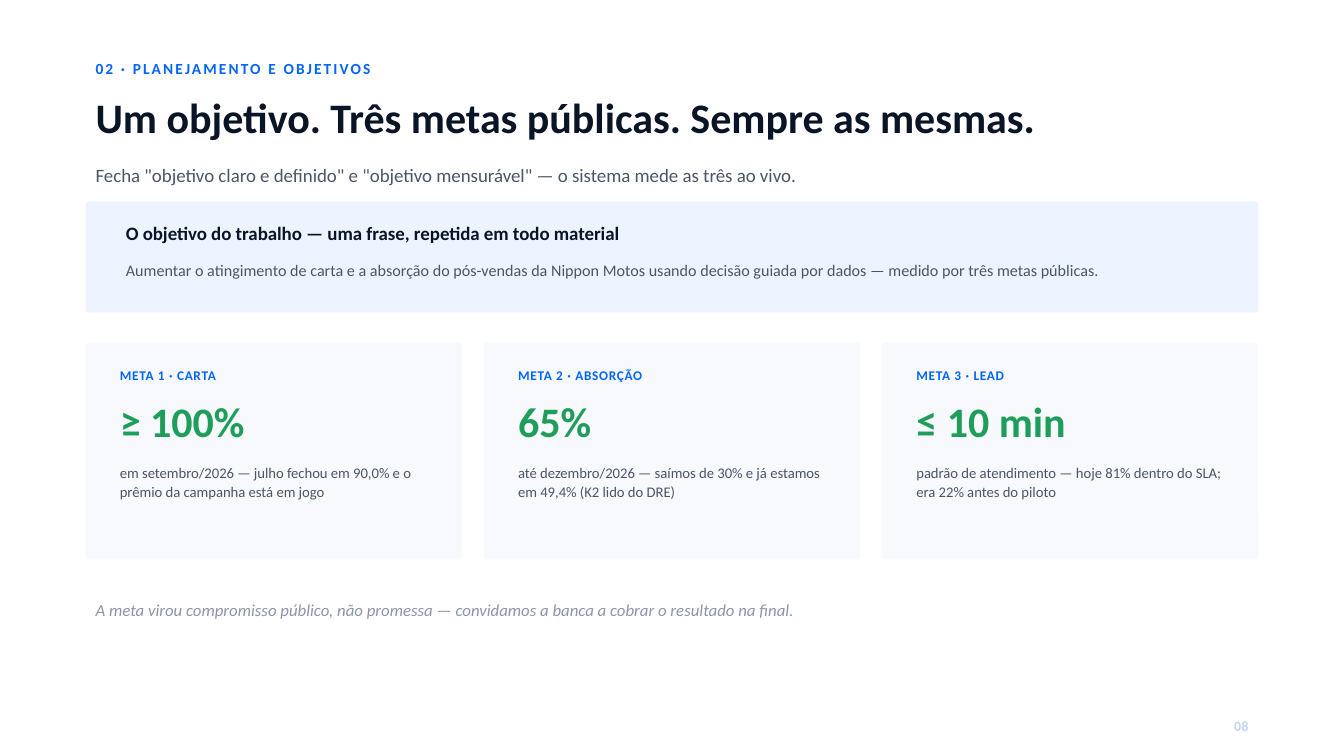
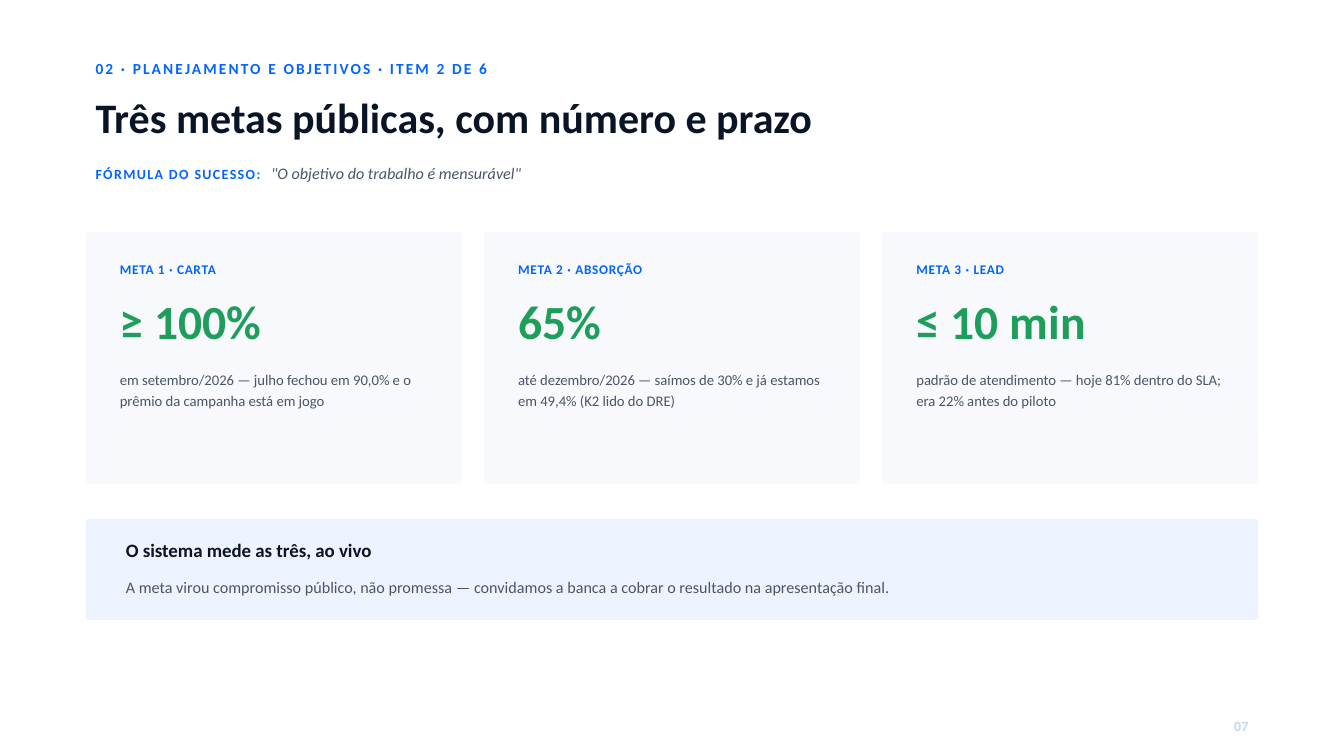
Before and after one commit to Caiquespkt0611/smart-dealer, a slide deck: slide 8 of _NOVAS MELHORIAS/DECK-BANCA-YAMAHAWAY.pptx (slide 9 before the commit). Drawn at 1344x756 pixels with LibreOffice and Linux fonts; fonts in the diff are those of the drawing. Boxes give left, top, right and bottom in pixels: in the first picture for what was removed or moved away, otherwise in the second. Text is boxed around its words. In the diff, an @@ line names an element or a change of style, - is before the commit and + after.

```diff
--- a/_NOVAS MELHORIAS/DECK-BANCA-YAMAHAWAY.pptx
+++ b/_NOVAS MELHORIAS/DECK-BANCA-YAMAHAWAY.pptx
@@ text at (96,63,487,74): text changed @@
-02 · PLANEJAMENTO E OBJETIVOS
+02 · PLANEJAMENTO E OBJETIVOS · ITEM 2 DE 6
@@ text at (96,103,812,140): text changed @@
-Um objetivo. Três metas públicas. Sempre as mesmas.
+Três metas públicas, com número e prazo
@@ text at (96,167,521,182): text changed; size 13.5 to 11.5 pt; text colour #091426 to #4A5568; bold off; italic on @@
-O objetivo do trabalho — uma frase, repetida em todo material
+FÓRMULA DO SUCESSO: "O objetivo do trabalho é mensurável"
@@ rounded rectangle: place and size @@
-rounded rectangle at (86,343,462,560)
+rounded rectangle at (86,232,462,484)
@@ rounded rectangle: place and size @@
-rounded rectangle at (484,343,860,560)
+rounded rectangle at (484,232,860,484)
@@ rounded rectangle: place and size @@
-rounded rectangle at (882,343,1258,560)
+rounded rectangle at (882,232,1258,484)
@@ text removed at (126,265,1099,279) @@
-Aumentar o atingimento de carta e a absorção do pós-vendas da Nippon Motos usando decisão guiada por dados — medido por três metas públicas.
@@ 3 texts: place and size @@
-3 texts at (120,369,1004,383)
+3 texts at (120,263,1004,277)
@@ text "≥ 100%": place and size @@
-text "≥ 100%" at (150,408,244,438)
+text "≥ 100%" at (154,306,261,340)
@@ text "65%": place and size @@
-text "65%" at (518,408,591,438)
+text "65%" at (518,306,601,340)
@@ size 30 to 34 pt in 3 elements at (154,306,261,340), (518,306,601,340), (951,305,1086,340) @@
@@ text "≤ 10 min": place and size @@
-text "≤ 10 min" at (947,407,1066,438)
+text "≤ 10 min" at (951,305,1086,340)
@@ line spacing 14pt to 15pt in 3 elements at (518,375,820,408), (916,375,1221,409), (120,375,411,409) @@
@@ text "em setembro/2026 — julho fechou ...": place and size @@
-text "em setembro/2026 — julho fechou ..." at (120,468,411,500)
+text "em setembro/2026 — julho fechou ..." at (120,375,411,409)
@@ text "até dezembro/2026 — saímos de ...": place and size @@
-text "até dezembro/2026 — saímos de ..." at (518,468,820,499)
+text "até dezembro/2026 — saímos de ..." at (518,375,820,408)
@@ text "padrão de atendimento — hoje ...": place and size @@
-text "padrão de atendimento — hoje ..." at (916,468,1221,500)
+text "padrão de atendimento — hoje ..." at (916,375,1221,409)
@@ proportions changed in 4 elements at (86,232,462,484), (882,232,1258,484), (484,232,860,484), (86,519,1258,620) @@
@@ rounded rectangle: place and size @@
-rounded rectangle at (86,202,1258,313)
+rounded rectangle at (86,519,1258,620)
@@ text at (126,543,371,560): text changed; text colour #4A5568 to #091426; bold on @@
-Fecha "objetivo claro e definido" e "objetivo mensurável" — o sistema mede as três ao vivo.
+O sistema mede as três, ao vivo
@@ text "A meta virou compromisso público, ..." at (126,582,889,596): vertical alignment middle to top @@
@@ text at (126,582,889,596): text changed; size 12 to 11.5 pt; text colour #8A96A8 to #4A5568; italic off @@
-A meta virou compromisso público, não promessa — convidamos a banca a cobrar o resultado na final.
+A meta virou compromisso público, não promessa — convidamos a banca a cobrar o resultado na apresentação final.
@@ text at (1234,722,1248,731): text changed @@
-08
+07
```
Also in this commit, not shown: 7 other slides changed, 22 slides added, 11 slides removed, 3 other files.
